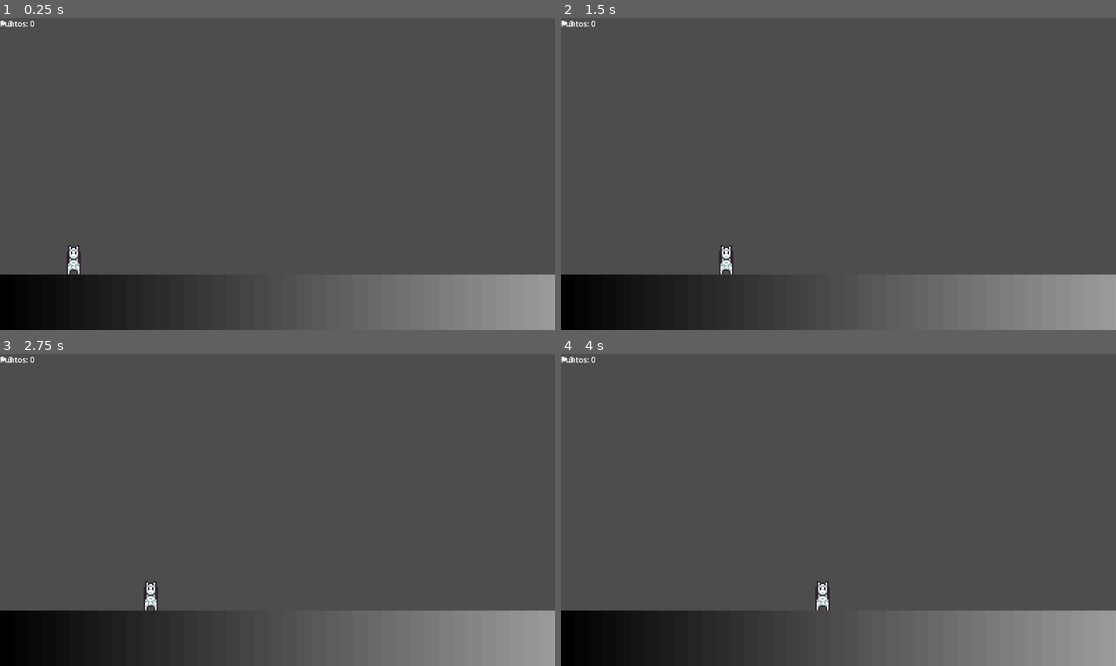
Above: before the commit, frames 1-4 (two rows, left to right).
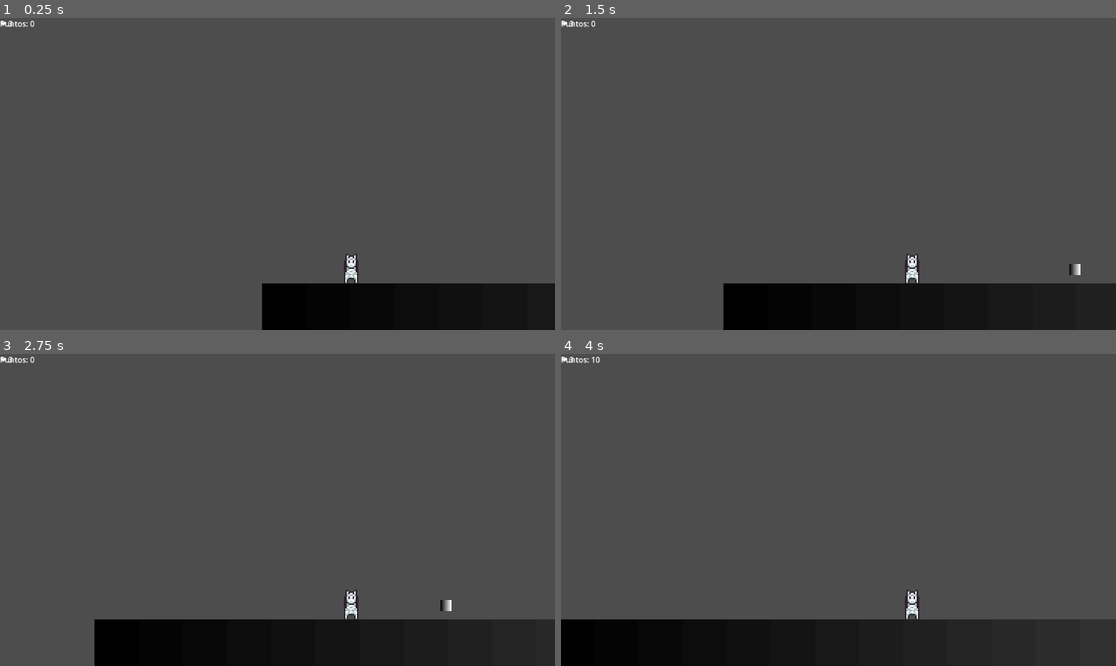
Above: after the commit, the same moments.

Repository: shiarauzo/AIHackatonGame
Game: Godot game, scene res://Player/Main.tscn
Same seed, same stepped clock (60 frames per second), same inputs: the game is played once before the commit and once after it.
Inputs:
- Up to frame 1 (0.25 s): no input
- Up to frame 2 (1.5 s): tap Enter (ui_accept) at 0.5, 0.77 s; hold Right (ui_right) from 0.53 s (still down)
- Up to frame 3 (2.75 s): tap Enter (ui_accept) at 1.52 s; release Right (ui_right) at 2.03 s; hold Left (ui_left) from 2.03 s (still down)
- Up to frame 4 (4 s): release Left (ui_left) at 2.78 s; hold Right (ui_right) from 2.78 s (still down); tap Enter (ui_accept) at 3.02, 3.77 s

The runs differ from the first frame. In frame 1, 16% of the frame differs, in the area x 0-100%, y 72-100%; in frame 2, 17%; in frame 3, 17%; in frame 4, 14%.

Commit message:
add camera to follow the llama

Diff:
--- a/nuevo-proyecto-de-juego/Player/Main.tscn
+++ b/nuevo-proyecto-de-juego/Player/Main.tscn
@@ -132,12 +132,21 @@
 radius = 51.38
 
 [sub_resource type="RectangleShape2D" id="RectangleShape2D_r0du0"]
-size = Vector2(1879.5, 111)
+size = Vector2(5862.5, 111)
 
 [sub_resource type="Gradient" id="Gradient_avfv7"]
 
 [sub_resource type="GradientTexture2D" id="GradientTexture2D_su2fw"]
 gradient = SubResource("Gradient_avfv7")
+
+[sub_resource type="Gradient" id="Gradient_s5hhb"]
+
+[sub_resource type="GradientTexture2D" id="GradientTexture2D_avfv7"]
+gradient = SubResource("Gradient_s5hhb")
+width = 32
+height = 32
+
+[sub_resource type="CircleShape2D" id="CircleShape2D_su2fw"]
 
 [node name="Node2D" type="Node2D"]
 script = ExtResource("2_r0du0")
@@ -165,25 +174,31 @@
 position = Vector2(154, 489)
 shape = SubResource("CircleShape2D_s5hhb")
 
+[node name="Camera2D" type="Camera2D" parent="Alpaca"]
+offset = Vector2(0, 300)
+
 [node name="Ground" type="StaticBody2D" parent="."]
 
 [node name="CollisionShape2D" type="CollisionShape2D" parent="Ground"]
-position = Vector2(941.25, 589.5)
+position = Vector2(2932.75, 589.5)
 shape = SubResource("RectangleShape2D_r0du0")
 
 [node name="Sprite2D" type="Sprite2D" parent="Ground"]
-position = Vector2(940, 590.5)
-scale = Vector2(29.4375, 1.79688)
+position = Vector2(2931.5, 590.5)
+scale = Vector2(91.6719, 1.79688)
 texture = SubResource("GradientTexture2D_su2fw")
 
-[node name="Camera2D" type="Camera2D" parent="."]
-offset = Vector2(576, 324)
-
-[node name="Collectible" type="Area2D" parent="."]
+[node name="Collectible" type="Area2D" parent="." groups=["collectible"]]
 
 [node name="Sprite2D" type="Sprite2D" parent="Collectible"]
+position = Vector2(727.5, 504.75)
+scale = Vector2(0.703125, 0.726562)
+texture = SubResource("GradientTexture2D_avfv7")
 
 [node name="CollisionShape2D" type="CollisionShape2D" parent="Collectible"]
+position = Vector2(727, 504)
+scale = Vector2(1.525, 1.525)
+shape = SubResource("CircleShape2D_su2fw")
 
 [node name="UI" type="CanvasLayer" parent="."]
 
--- a/nuevo-proyecto-de-juego/Player/PlatformSpawner.gd
+++ b/nuevo-proyecto-de-juego/Player/PlatformSpawner.gd
@@ -1,36 +1,40 @@
 extends Node2D
 
+# Arrastra aquí las escenas desde el explorador de archivos
 @export var platform_scene: PackedScene
 @export var collectible_scene: PackedScene
 
-
-@export var spawn_interval = 2.0
-@export var platform_speed = 120.0
-@export var min_y = 250
-@export var max_y = 500
-@export var spawn_x = 1200
+# Configuración del generador
+@export var spawn_interval = 2.0  # Segundos entre plataformas
+@export var platform_speed = 120.0  # Velocidad de movimiento
+@export var min_y = 250  # Altura mínima de spawn
+@export var max_y = 500  # Altura máxima de spawn
+@export var spawn_x = 1200  # Posición X donde aparecen
 
 var spawn_timer = 0.0
 var platforms = []
 
 func _ready():
-
+	# Crear plataformas iniciales para empezar
 	for i in range(6):
 		spawn_platform(200 + i * 200, false)
 
 func _process(delta):
-
+	# Timer para generar nuevas plataformas
 	spawn_timer += delta
 
 	if spawn_timer >= spawn_interval:
 		spawn_timer = 0.0
-		spawn_platform(spawn_x, true)
+		# Spawneamos adelante de donde está la alpaca
+		var alpaca = get_node_or_null("../Alpaca")
+		if alpaca:
+			spawn_platform(alpaca.global_position.x + spawn_x, true)
 
+	# Limpiar plataformas que quedaron atrás
 	for platform in platforms:
 		if is_instance_valid(platform):
-			platform.global_position.x -= platform_speed * delta
-
-			if platform.global_position.x < -100:
+			var alpaca = get_node_or_null("../Alpaca")
+			if alpaca and platform.global_position.x < alpaca.global_position.x - 500:
 				platform.queue_free()
 				platforms.erase(platform)
 
@@ -45,6 +49,7 @@
 	get_parent().add_child(platform)
 	platforms.append(platform)
 
+	# 70% de probabilidad de que aparezca una bolita
 	if randf() < 0.7:
 		spawn_collectible(x_pos, y_pos - 70)
 
--- a/nuevo-proyecto-de-juego/Player/alpaca.gd
+++ b/nuevo-proyecto-de-juego/Player/alpaca.gd
@@ -3,11 +3,17 @@
 @export var speed: float = 200.0
 @export var jump_force: float = -400.0
 @export var gravity: float = 900.0
+@export var auto_move_speed: float = 120.0  # Velocidad automática hacia adelante
 
-var starting_position = Vector2(100, 200)
+var starting_position = Vector2(400, 300)  # Posición inicial más centrada
 
 func _ready():
 	starting_position = global_position
+
+	# Asegurar que la cámara está en la posición correcta
+	if has_node("Camera2D"):
+		var camera = get_node("Camera2D")
+		camera.reset_smoothing()  # Resetea el suavizado para empezar correctamente
 
 func _physics_process(delta):
 	# Gravedad
@@ -16,37 +22,42 @@
 	else:
 		velocity.y = 0
 
+	# Movimiento automático hacia la derecha
+	velocity.x = auto_move_speed
+
+	# Control adicional izquierda/derecha (opcional, para acelerar/frenar)
 	var direction = Input.get_axis("ui_left", "ui_right")
 	if direction != 0:
-		velocity.x = direction * speed
+		velocity.x += direction * speed * 0.3  # 30% de velocidad extra
+		# Voltear sprite según dirección
+		$Sprite.flip_h = direction < 0
 
-		$Sprite.flip_h = direction < 0
-	else:
-		velocity.x = 0
-
-
+	# Saltar con espacio o flecha arriba
 	if Input.is_action_just_pressed("ui_accept") and is_on_floor():
 		velocity.y = jump_force
 
-
+	# Aplicar movimiento
 	move_and_slide()
 
-
+	# Verificar si cayó al vacío (ajusta según tu ventana)
 	if global_position.y > 700:
 		respawn()
 
 func respawn():
-
+	# Llamar al Main para perder vida
 	var main = get_node("/root/Node2D")
 	main.lose_life()
 
-	global_position = starting_position
+	# Resetear posición justo adelante de donde cayó (no al inicio)
+	global_position.x = global_position.x + 100
+	global_position.y = 300
 	velocity = Vector2.ZERO
 
-
+# Esta función se conectará a la señal del Area2D
 func _on_area_2d_area_entered(area):
 	if area.is_in_group("collectible"):
-
+		# Llamar al Main para sumar puntos
 		var main = get_node("/root/Node2D")
 		main.collect_bolita()
+		# Eliminar la bolita
 		area.queue_free()
--- /dev/null
+++ b/nuevo-proyecto-de-juego/Player/camera2D.gd
@@ -0,0 +1,23 @@
+extends Camera2D
+
+@export var target_path: NodePath = "../Alpaca"
+@export var follow_speed = 5.0
+@export var offset_y = -50  # Offset vertical (ajustar según gustes)
+
+var target: Node2D
+
+func _ready():
+	enabled = true
+	target = get_node(target_path)
+
+	# Posicionar inmediatamente en el target al inicio
+	if target:
+		global_position = Vector2(target.global_position.x, target.global_position.y + offset_y)
+
+func _process(delta):
+	if target:
+		# Posición objetivo
+		var target_pos = Vector2(target.global_position.x, target.global_position.y + offset_y)
+
+		# Seguimiento suave (lerp)
+		global_position = global_position.lerp(target_pos, follow_speed * delta)
Not shown: 1 places in nuevo-proyecto-de-juego/Player/Main.tscn that only renumber resources
Not shown, added: nuevo-proyecto-de-juego/Player/camera2D.gd.uid
